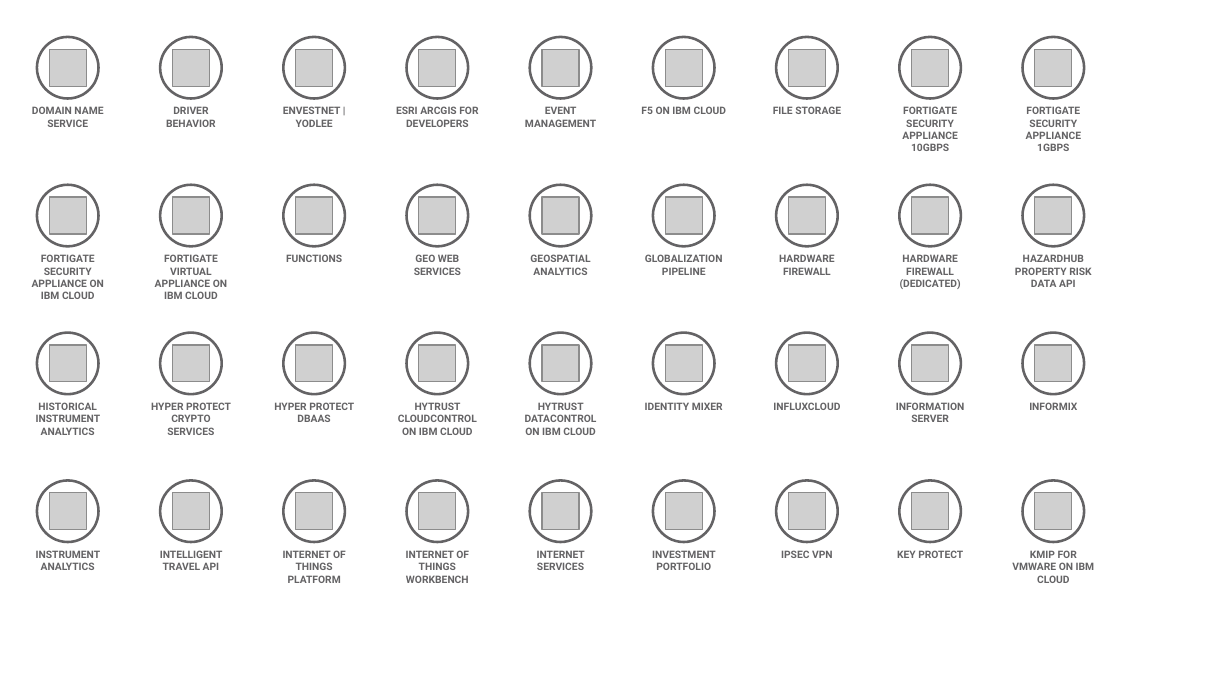
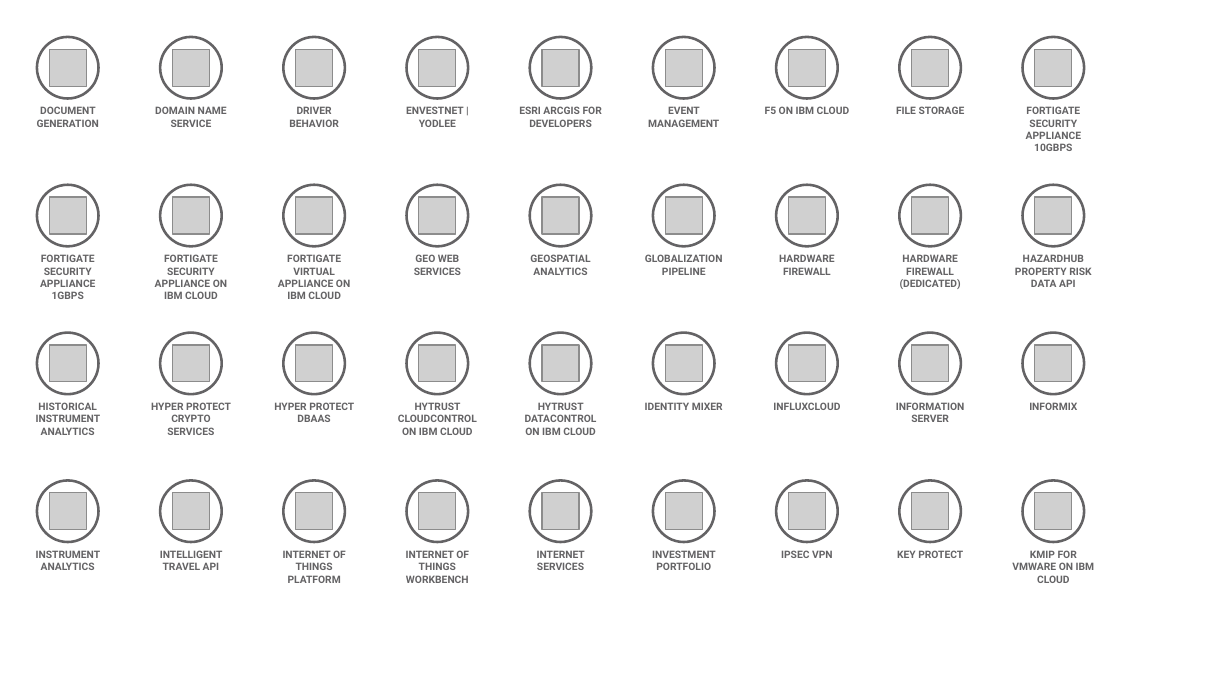
Before and after one commit to l2fprod/myarchitecture, a slide deck: slide 5 of mycatalog-architecture-diagram-template.pptx. Drawn at 1232x693 pixels with LibreOffice and Linux fonts; fonts in the diff are those of the drawing; grey boxes stand for pictures. Boxes give left, top, right and bottom in pixels: in the first picture for what was removed or moved away, otherwise in the second. Text is boxed around its words. In the diff, an @@ line names an element or a change of style, - is before the commit and + after.

```diff
--- a/mycatalog-architecture-diagram-template.pptx
+++ b/mycatalog-architecture-diagram-template.pptx
@@ text added at (37, 106, 99, 127), 6 pt, text #646365, bold @@
+DOCUMENT GENERATION
@@ 7 texts: place and size @@
-7 texts at (32, 106, 841, 127)
+7 texts at (155, 106, 965, 127)
@@ text removed at (902, 106, 957, 151) @@
-FORTIGATE SECURITY APPLIANCE 10GBPS
@@ text at (1026, 106, 1081, 151): text changed @@
-FORTIGATE SECURITY APPLIANCE 1GBPS
+FORTIGATE SECURITY APPLIANCE 10GBPS
@@ text at (40, 254, 95, 299): text changed @@
-FORTIGATE SECURITY APPLIANCE ON IBM CLOUD
+FORTIGATE SECURITY APPLIANCE 1GBPS
@@ text at (155, 254, 227, 299): text changed @@
-FORTIGATE VIRTUAL APPLIANCE ON IBM CLOUD
+FORTIGATE SECURITY APPLIANCE ON IBM CLOUD
@@ text at (278, 254, 350, 299): text changed @@
-FUNCTIONS
+FORTIGATE VIRTUAL APPLIANCE ON IBM CLOUD
```
Also in this commit, not shown: 15 other slides changed.
